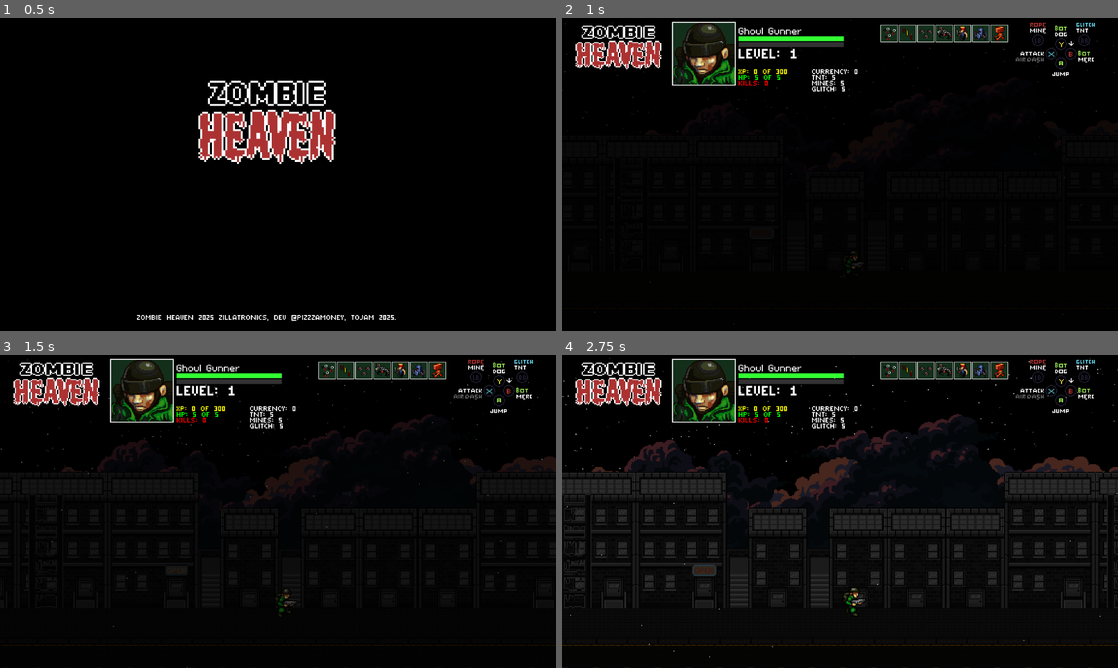
Above: before the commit, frames 1-4 (two rows, left to right).
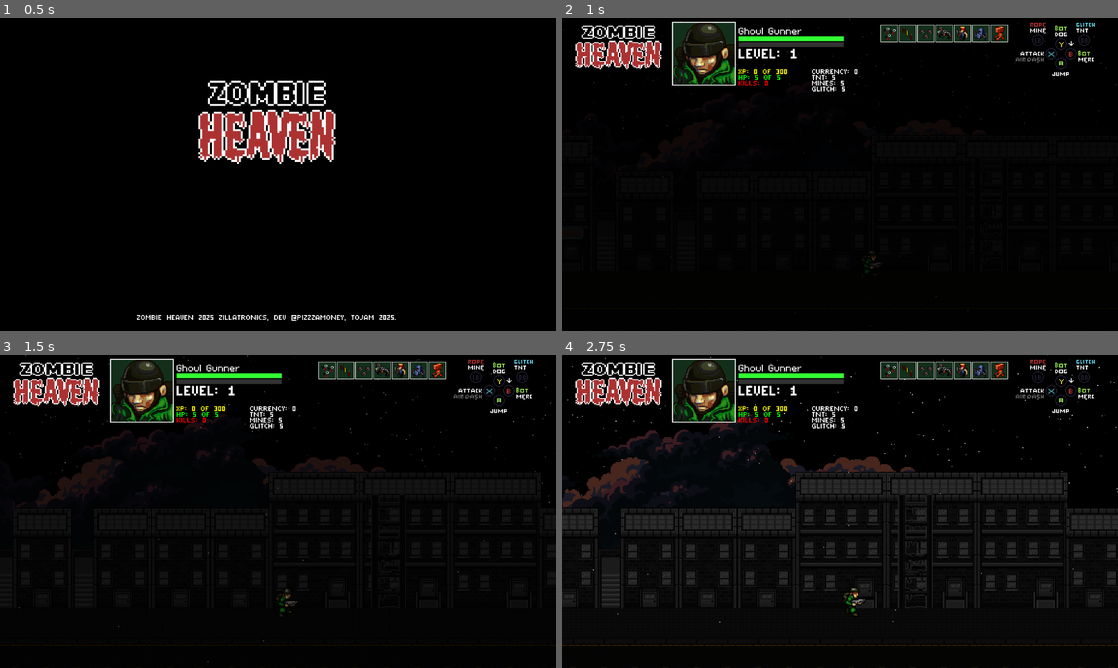
Above: after the commit, the same moments.

Repository: Tekknobot/ZombieSlug
Game: Godot game, scene res://Scenes/Titlescreen.tscn
The game is run twice, just before and just after one commit, with the same random seed, the same clock (stepped at 60 frames per second) and the same inputs.
Inputs:
- Up to frame 1 (0.5 s): no input
- Up to frame 2 (1 s): tap Enter (ui_accept) at 0.5, 0.77 s; hold Right (ui_right) from 0.53 s (still down)
- Up to frame 3 (1.5 s): release Right (ui_right) at 1.28 s; hold Down (ui_down) from 1.28 s (still down)
- Up to frame 4 (2.75 s): tap Enter (ui_accept) at 1.52 s; release Down (ui_down) at 2.03 s; hold Right (ui_right) from 2.03 s (still down)

Frame 1 is identical in both runs. In frame 2, 0.1% of the frame differs, in the area x 0-100%, y 0-99%; in frame 3, 2.0%; in frame 4, 12%, in the area x 0-100%, y 0-97%.

Commit message:
Adjust player spawn position.

Diff:
--- a/Scenes/Main.tscn
+++ b/Scenes/Main.tscn
@@ -159,7 +159,7 @@
 position = Vector2(178, 0)
 
 [node name="Soldier" parent="." instance=ExtResource("1_ac7of")]
-position = Vector2(0, 0)
+position = Vector2(127, 0)
 base_speed = 60.0
 jump_velocity = -280.0
 gravity = 780.0
--- a/Scenes/Sprites/interior.tscn
+++ b/Scenes/Sprites/interior.tscn
@@ -69,9 +69,9 @@
 [node name="ColorRect" type="ColorRect" parent="."]
 z_index = -50
 offset_left = -301.0
-offset_top = -62.0
+offset_top = -66.0
 offset_right = 385.0
-offset_bottom = 21.0
+offset_bottom = 17.0
 color = Color(0.0541422, 0.0541422, 0.0541422, 1)
 
 [node name="Interior_BG" type="TextureRect" parent="ColorRect"]
@@ -1266,11 +1266,11 @@
 shape = SubResource("RectangleShape2D_nfyna")
 
 [node name="ExteriorDoor" type="Area2D" parent="." groups=["Exterior_Door"]]
-position = Vector2(112, 11)
+position = Vector2(112, 7)
 script = ExtResource("4_br2y0")
 
 [node name="CollisionShape2D" type="CollisionShape2D" parent="ExteriorDoor"]
-position = Vector2(0, -11)
+position = Vector2(0, -7)
 shape = SubResource("RectangleShape2D_1pg6i")
 
 [node name="Frame" type="ColorRect" parent="ExteriorDoor"]
@@ -1290,13 +1290,14 @@
 color = Color(0, 0, 0, 1)
 
 [node name="Wall" type="Area2D" parent="."]
+position = Vector2(0, -4)
 
 [node name="CollisionShape2D" type="CollisionShape2D" parent="Wall"]
 position = Vector2(-312, 12)
 shape = SubResource("RectangleShape2D_tn4rj")
 
 [node name="Wall2" type="Area2D" parent="."]
-position = Vector2(835, 0)
+position = Vector2(835, -4)
 
 [node name="CollisionShape2D" type="CollisionShape2D" parent="Wall2"]
 position = Vector2(-312, 12)
--- a/Scenes/Sprites/soldier.tscn
+++ b/Scenes/Sprites/soldier.tscn
@@ -204,7 +204,6 @@
 [sub_resource type="CircleShape2D" id="CircleShape2D_ndhyd"]
 
 [node name="Soldier" type="CharacterBody2D" groups=["Player"]]
-position = Vector2(0, 2.83758e+07)
 velocity = Vector2(0, 225990)
 script = ExtResource("1_bbe55")
 max_speed = 80.0
@@ -230,8 +229,9 @@
 [node name="AnimatedSprite2D" type="AnimatedSprite2D" parent="."]
 material = SubResource("ShaderMaterial_jd2l6")
 sprite_frames = SubResource("SpriteFrames_yp3ch")
+animation = &"move"
 autoplay = "default"
-frame_progress = 0.808259
+frame_progress = 0.371453
 
 [node name="CollisionShape2D" type="CollisionShape2D" parent="."]
 position = Vector2(0, -20)
--- a/Scripts/blackhole_pickup.gd
+++ b/Scripts/blackhole_pickup.gd
@@ -56,7 +56,6 @@
 		# 0) snap the black hole to the player's feet (so it's on the same layer)
 		var player = body as CharacterBody2D
 		global_position = player.global_position
-		global_position.y -= 16
 
 		# 1) spawn a warp-zone effect at pickup
 		var wz = warpzone_scene.instantiate()
--- a/Scripts/soldier.gd
+++ b/Scripts/soldier.gd
@@ -177,6 +177,14 @@
 	set_process(true)
 	dialogue_label.clear()
 	dialogue_label.hide()
+
+	if !get_parent().name == "Interior":
+		# ─── randomize X within viewport ───
+		randomize()  # only needs to be called once per session; safe to leave here
+		var vr = get_viewport().get_visible_rect()
+		global_position.x = randf_range(vr.position.x, vr.position.x + vr.size.x)
+		# (optional) keep your existing Y, or set to a fixed value:
+		# global_position.y = some_start_y
 
 	# remember whether CollisionShape2D was disabled
 	_shape_was_disabled = body_shape.disabled
